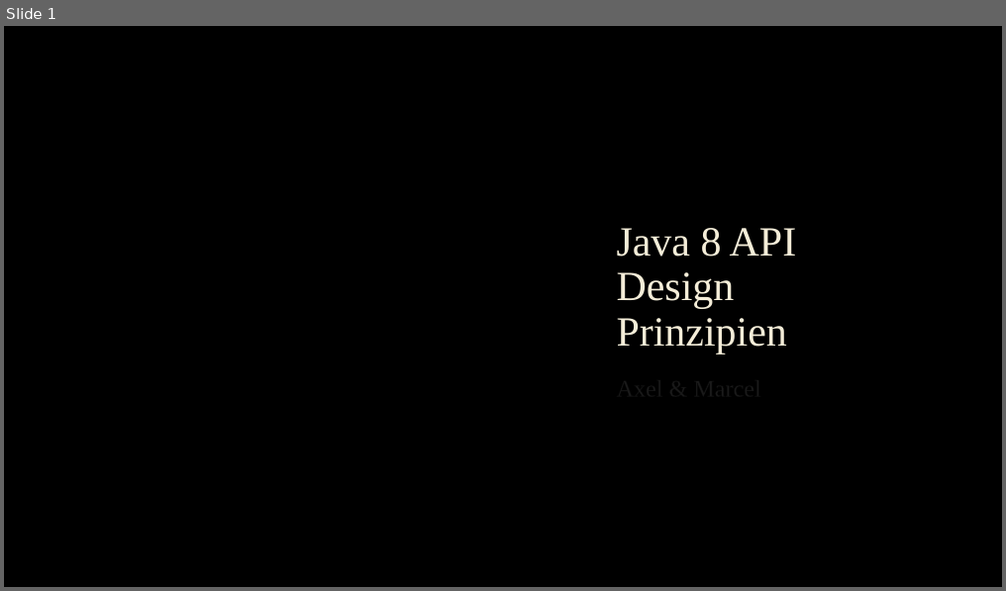
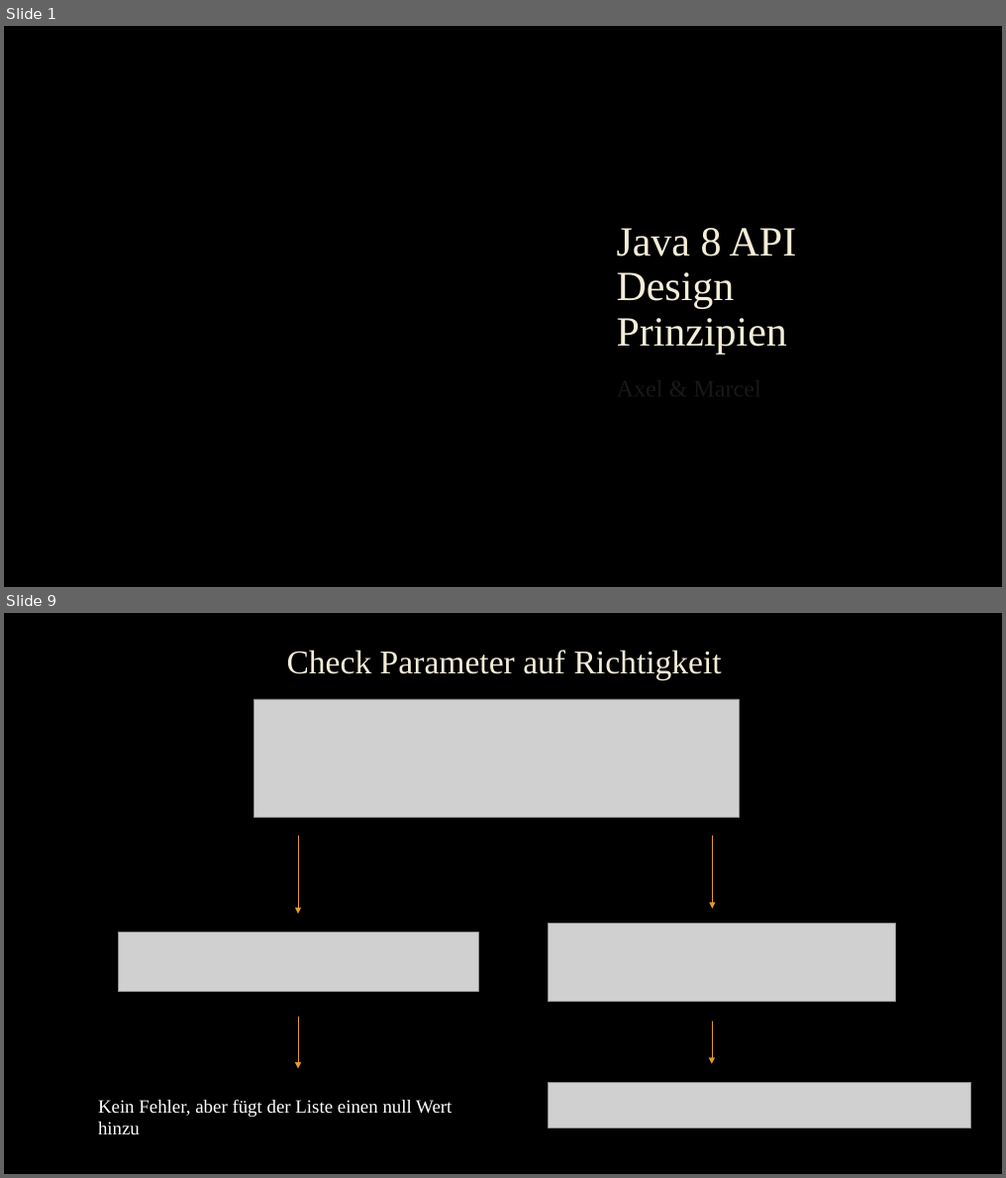
Before and after one commit to nobody1337/DemoAPI, a slide deck: Präsentation/Java 8 API Design Prinzipien.pptx. Shown one above the other, each under a label of ours: slide 1 before the commit, slides 1 and 9 after it; the slides between them are not shown. The pictures are 1006x591 and 1006x1178 pixels, drawn with LibreOffice and Linux fonts; fonts in the diff are those of the drawing; grey boxes stand for pictures; background and template pictures are left out. Boxes give left, top, right and bottom in pixels: in the first picture for what was removed or moved away, otherwise in the second. Text is boxed around its words. In the diff, an @@ line names an element or a change of style, - is before the commit and + after.

```diff
--- a/Präsentation/Java 8 API Design Prinzipien.pptx
+++ b/Präsentation/Java 8 API Design Prinzipien.pptx
@@ slide 9 added at (4, 613, 1002, 1174), background picture (left out) @@
@@ title added at (287, 650, 722, 680), 32 pt, text #F4EDD8 @@
+Check Parameter auf Richtigkeit
@@ picture added at (254, 699, 739, 818) @@
@@ arrow added from (298, 836) to (298, 914), #E59B2C 0.75 pt @@
@@ arrow added from (712, 836) to (712, 909), #E59B2C 0.75 pt @@
@@ picture added at (118, 932, 478, 992) @@
@@ picture added at (548, 924, 896, 1001) @@
@@ arrow added from (298, 1017) to (298, 1069), #E59B2C 0.75 pt @@
@@ arrow added from (712, 1022) to (712, 1064), #E59B2C 0.75 pt @@
@@ picture added at (548, 1083, 971, 1129) @@
@@ text added at (98, 1099, 451, 1117), 18 pt, text #FFFFFF @@
+Kein Fehler, aber fügt der Liste einen null Wert hinzu
```
Also in this commit, not shown: 1 slide changed, 7 other slides added, 19 other files.
